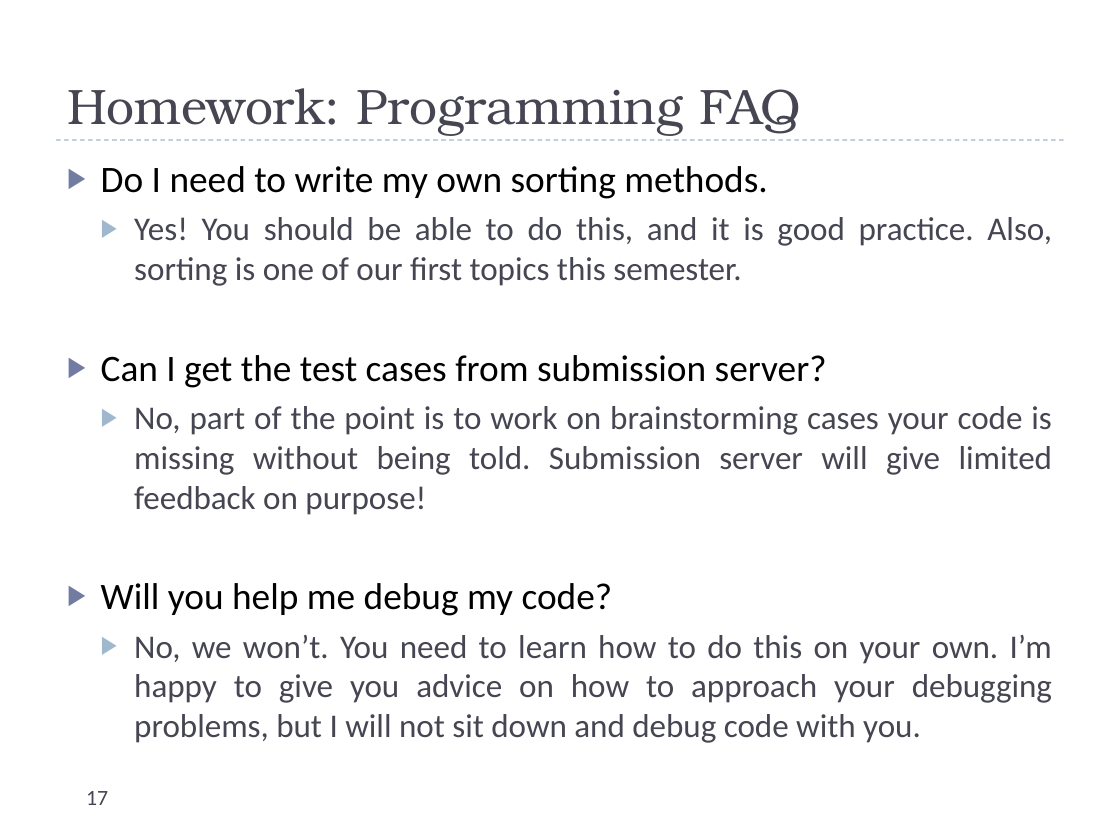
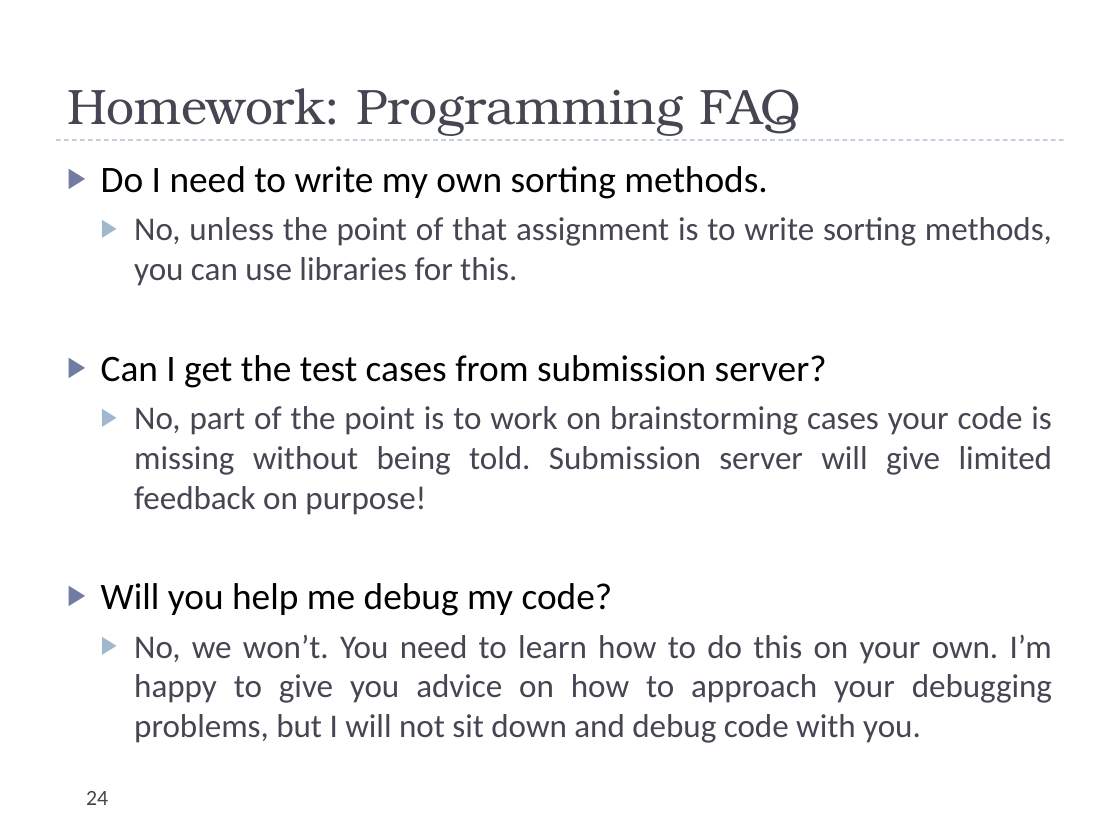
Before and after one commit to uva-cs/cs4102-f21, a slide deck: slide 24 of slides/courseintroduction.pptx (slide 17 before the commit). Drawn at 1120x840 pixels with LibreOffice and Linux fonts; fonts in the diff are those of the drawing. Boxes give left, top, right and bottom in pixels: in the first picture for what was removed or moved away, otherwise in the second. Text is boxed around its words. In the diff, an @@ line names an element or a change of style, - is before the commit and + after.

Commit message:
course intro slides update (first draft)

```diff
--- a/slides/courseintroduction.pptx
+++ b/slides/courseintroduction.pptx
@@ text at <box>134,217,1052,286</box>: text changed @@
-  ▶ Yes! You should be able to do this, and it is good practice. Also, sorting is one of our first topics this semester.
+  ▶ No, unless the point of that assignment is to write sorting methods, you can use libraries for this.
@@ page number at <box>86,791,108,805</box>: text changed @@
-17
+24
```
Also in this commit, not shown: 10 other slides changed, 7 slides added, 2 slides removed.
